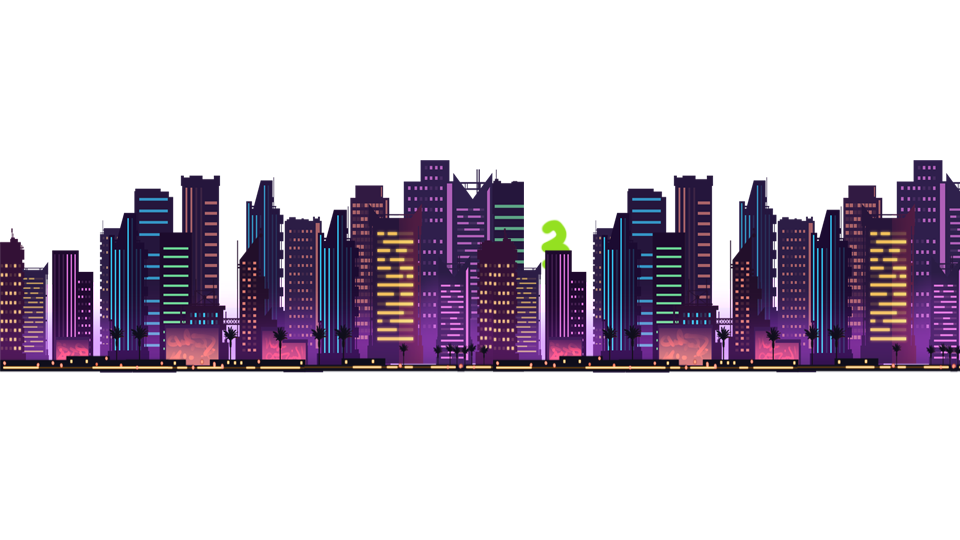
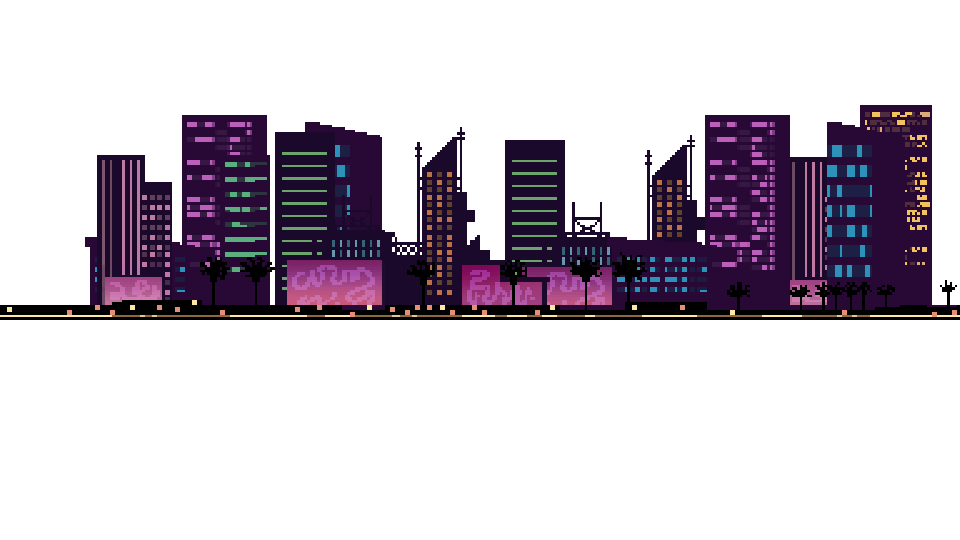
Comparing the layer stacks of the two w=960, h=540 images. Changes:
painted on "图层 2" over [0, 160, 960, 373]
removed layer "图层 1" over [540, 218, 572, 271]
added layer "已插入图像" (1st of 2) above "已插入图像" over [0, 115, 960, 320]
added layer "已插入图像" (2nd of 2) over [0, 105, 960, 320]
